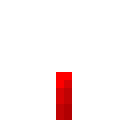
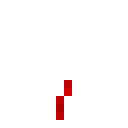
The second 128px x 128px image is a revision of the first. Changes to its layers:
painted on "Background" over (56, 72, 72, 120)
